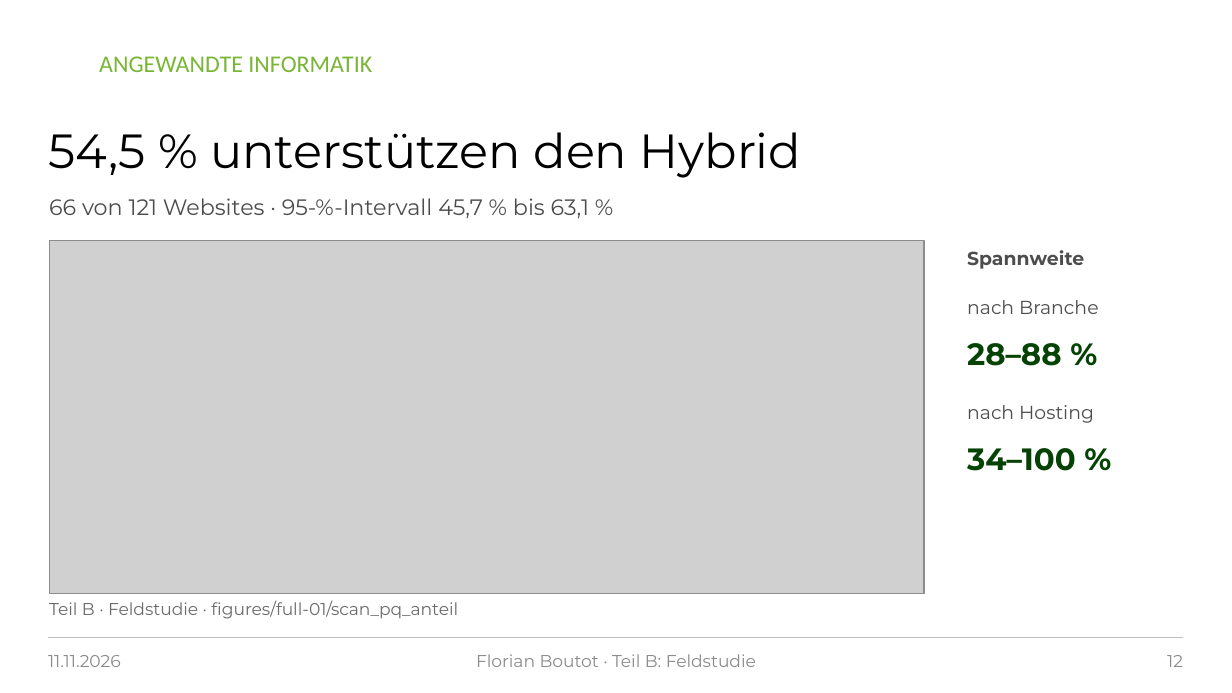
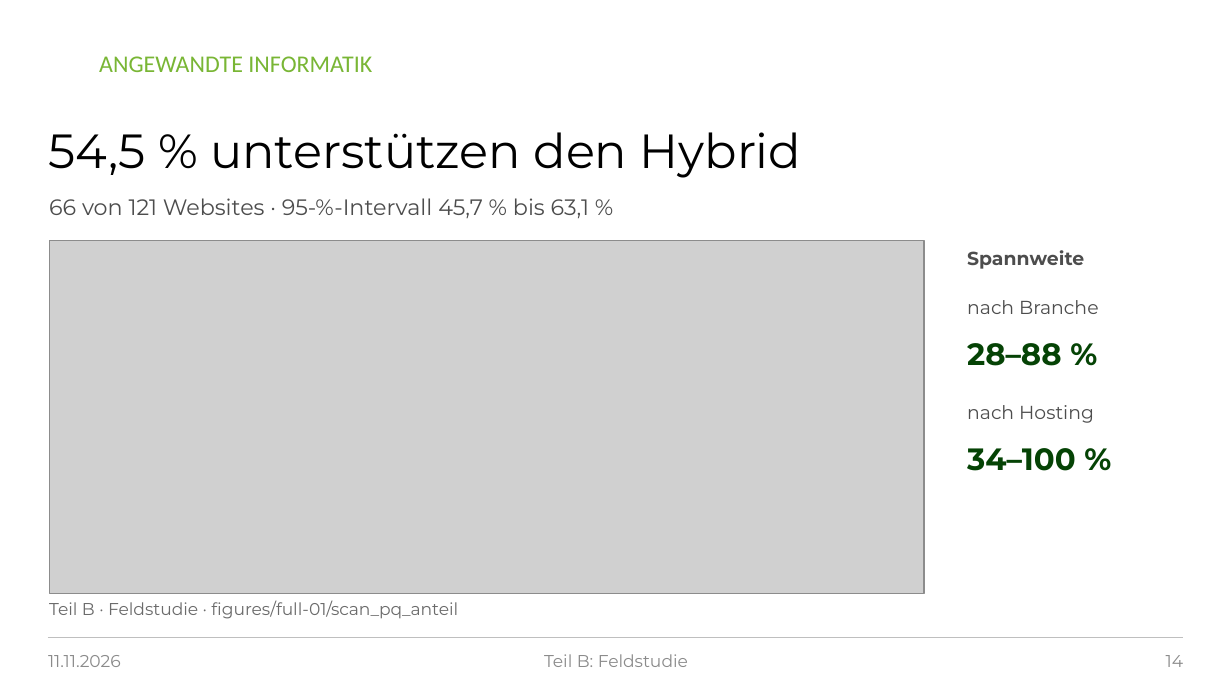
Before and after one commit to raphi98/singer-postquantum-experiment, a slide deck: slide 14 of praesentation/PQ-TLS_Praesentation_2026-11-11.pptx (slide 12 before the commit). Drawn at 1232x693 pixels with LibreOffice and Linux fonts; fonts in the diff are those of the drawing; grey boxes stand for pictures; background and template pictures are left out. Boxes give left, top, right and bottom in pixels: in the first picture for what was removed or moved away, otherwise in the second. Text is boxed around its words. In the diff, an @@ line names an element or a change of style, - is before the commit and + after.

```diff
--- a/praesentation/PQ-TLS_Praesentation_2026-11-11.pptx
+++ b/praesentation/PQ-TLS_Praesentation_2026-11-11.pptx
@@ text at (544,654,688,667): text changed @@
-Florian Boutot · Teil B: Feldstudie
+Teil B: Feldstudie
@@ page number at (1166,655,1183,667): text changed @@
-12
+14
```
Also in this commit, not shown: 18 other slides changed, 2 slides added, 1 other file.
